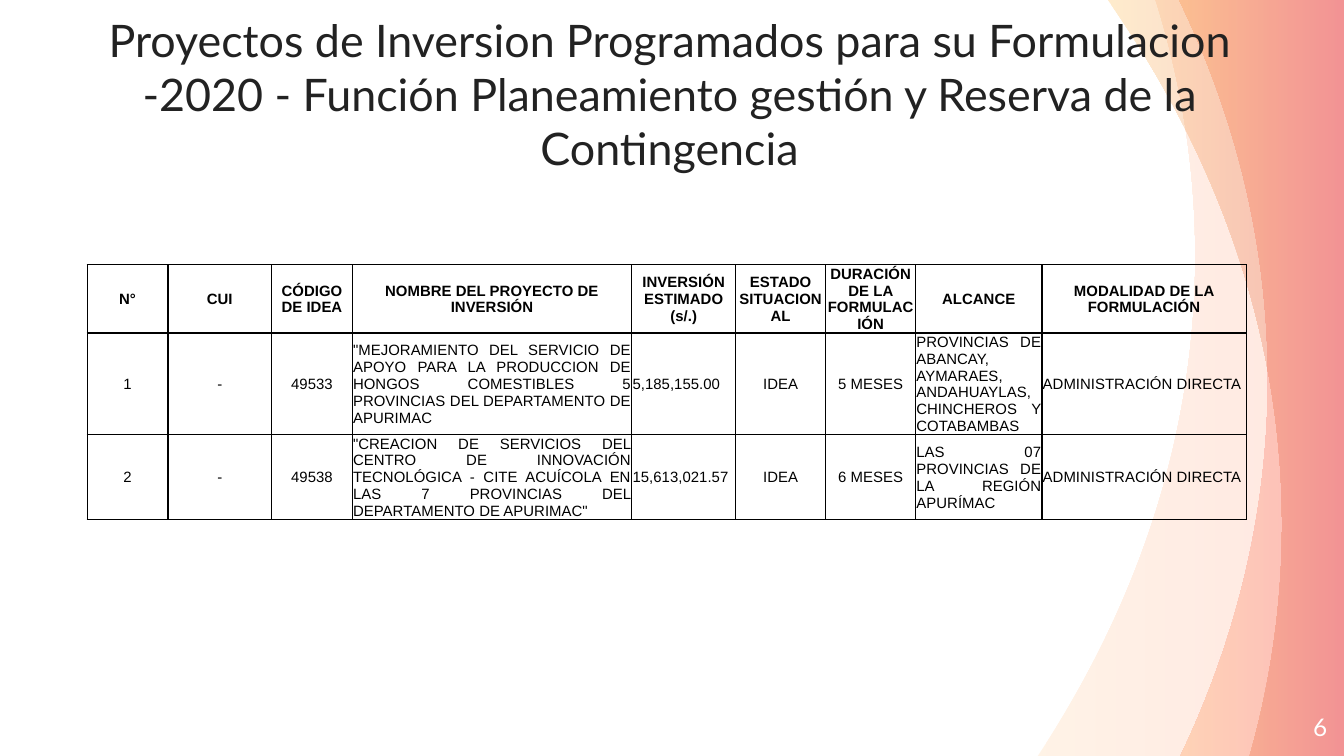
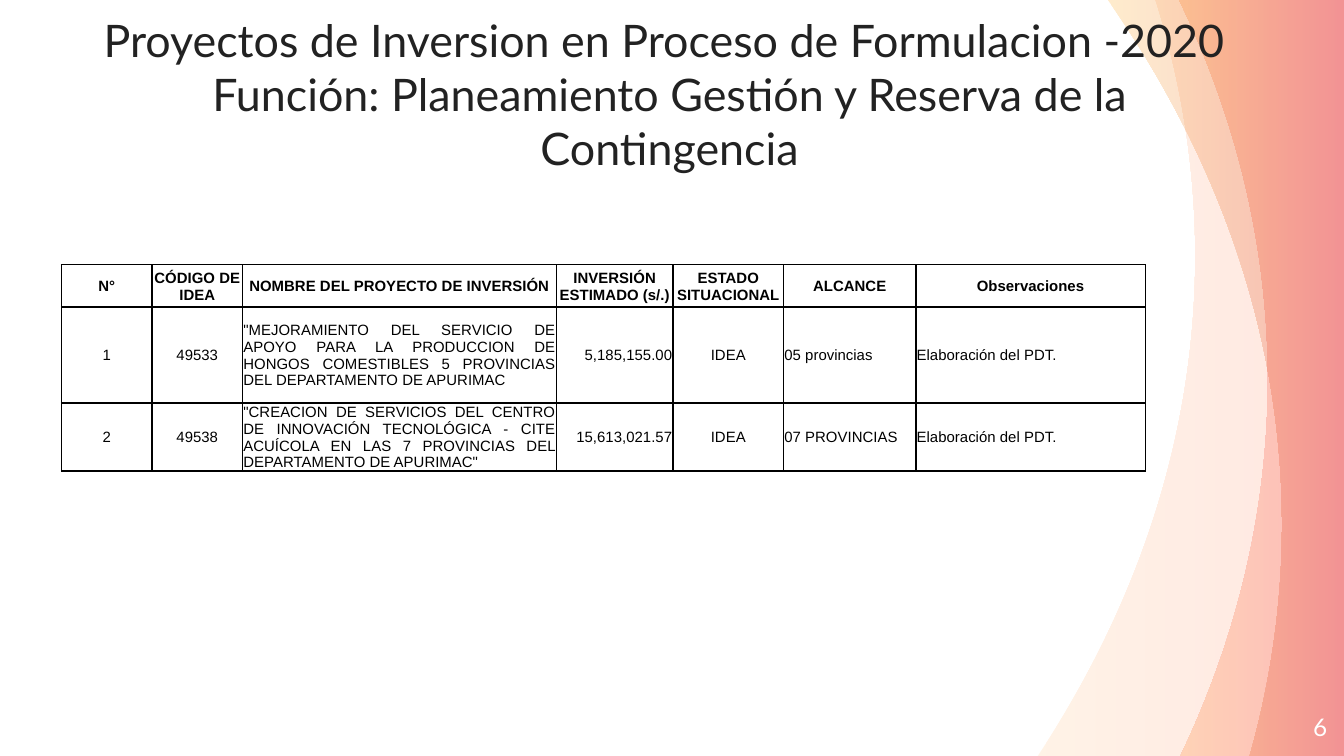
Before and after one commit to ORFEI-GRAP/Gestion-ORFEI, a slide deck: slide 6 of Proyectos Funcion - PRODUCCIÓN.pptx. Drawn at 1344x756 pixels with LibreOffice and Linux fonts; fonts in the diff are those of the drawing. Boxes give left, top, right and bottom in pixels: in the first picture for what was removed or moved away, otherwise in the second. Text is boxed around its words. In the diff, an @@ line names an element or a change of style, - is before the commit and + after.

```diff
--- a/Proyectos Funcion - PRODUCCIÓN.pptx
+++ b/Proyectos Funcion - PRODUCCIÓN.pptx
@@ title at [104,18,1225,173]: text changed @@
-Proyectos de Inversion Programados para su Formulacion -2020 - Función Planeamiento gestión y Reserva de la Contingencia
+Proyectos de Inversion en Proceso de Formulacion -2020
+Función: Planeamiento Gestión y Reserva de la Contingencia
@@ table at [62,265,1145,476] @@
-column 2: CUI | - | -
-column 7: DURACIÓN DE LA FORMULACIÓN | 5 MESES | 6 MESES
-column 8: ALCANCE | PROVINCIAS DE ABANCAY, AYMARAES, ANDAHUAYLAS, CHINCHEROS Y COTABAMBAS | LAS 07 PROVINCIAS DE LA REGIÓN APURÍMAC
-column 9: MODALIDAD DE LA FORMULACIÓN | ADMINISTRACIÓN DIRECTA | ADMINISTRACIÓN DIRECTA
+column 6: ALCANCE | 05 provincias | 07 PROVINCIAS
+column 7: Observaciones | Elaboración del PDT. | Elaboración del PDT.
@@ table: place and size @@
-table at [87,265,1246,536]
+table at [62,265,1145,476]
```
Also in this commit, not shown: 4 other slides changed, 2 other files.
